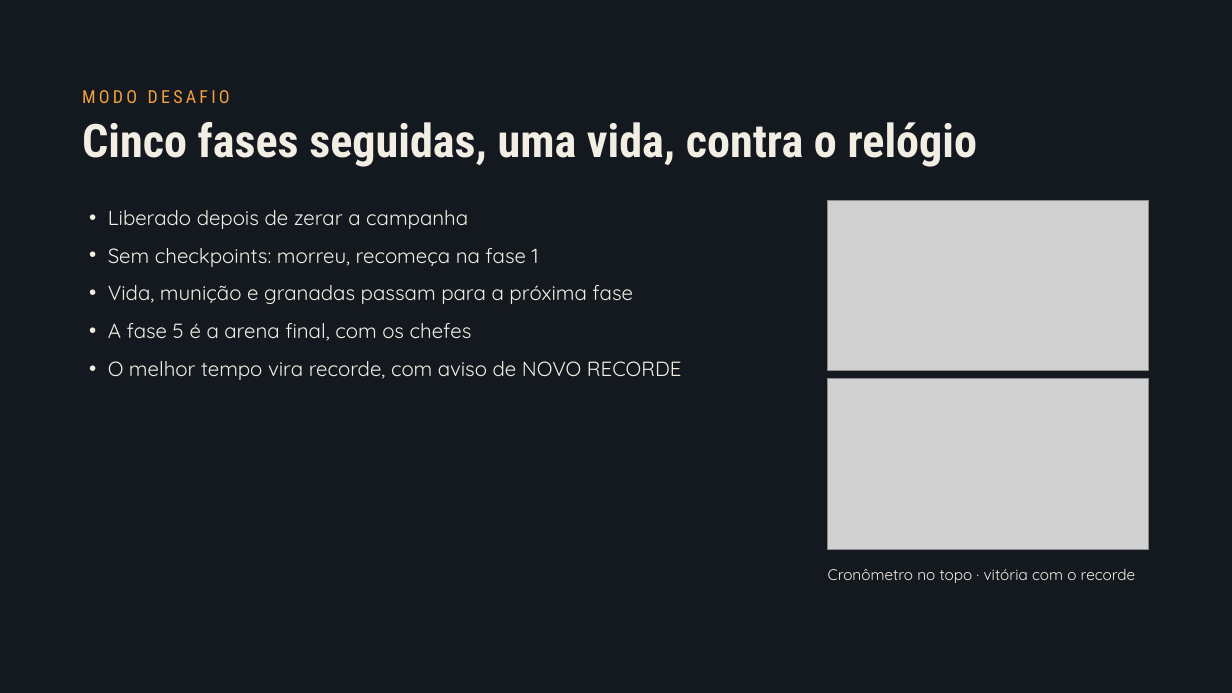
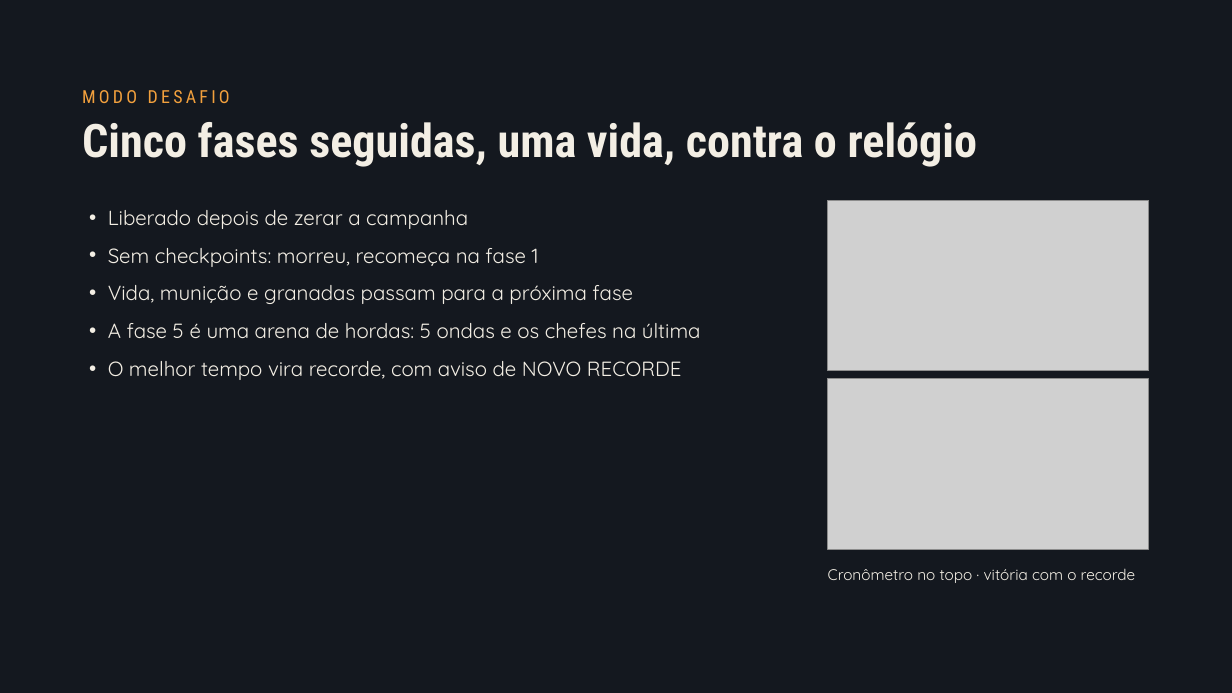
Before and after one commit to pedromota05/TrabalhoTACIII-PyShooter, a slide deck: slide 10 of docs/apresentacao/2026-11-22_slides-pyshooter_v3.pptx. Drawn at 1232x693 pixels with LibreOffice and Linux fonts; fonts in the diff are those of the drawing; grey boxes stand for pictures. Boxes give left, top, right and bottom in pixels: in the first picture for what was removed or moved away, otherwise in the second. Text is boxed around its words. In the diff, an @@ line names an element or a change of style, - is before the commit and + after.

Commit message:
docs: GDD, slides v3 e guia de estudo com golpe, caixas, aranhas, hordas, tela cheia e músicas

```diff
--- a/docs/apresentacao/2026-11-22_slides-pyshooter_v3.pptx
+++ b/docs/apresentacao/2026-11-22_slides-pyshooter_v3.pptx
@@ text at bbox=[108, 323, 701, 338]: text changed @@
-• A fase 5 é a arena final, com os chefes
+• A fase 5 é uma arena de hordas: 5 ondas e os chefes na última
```
Also in this commit, not shown: 2 other slides changed, 3 slides added, 1 slide removed, 12 other files.
